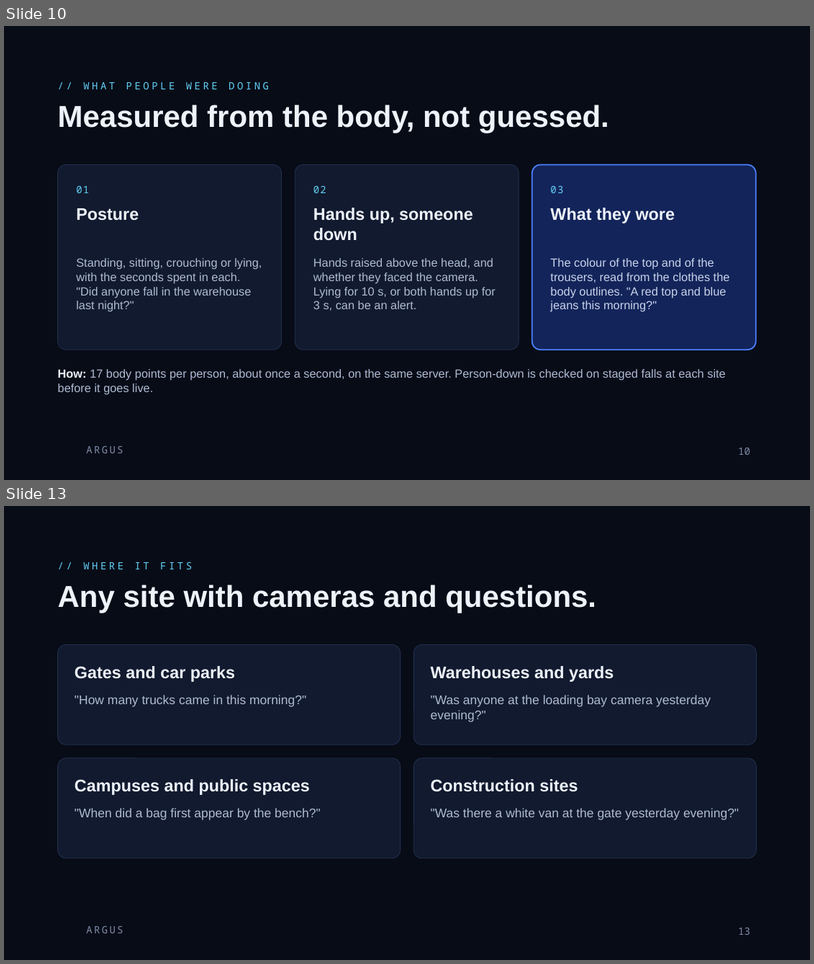
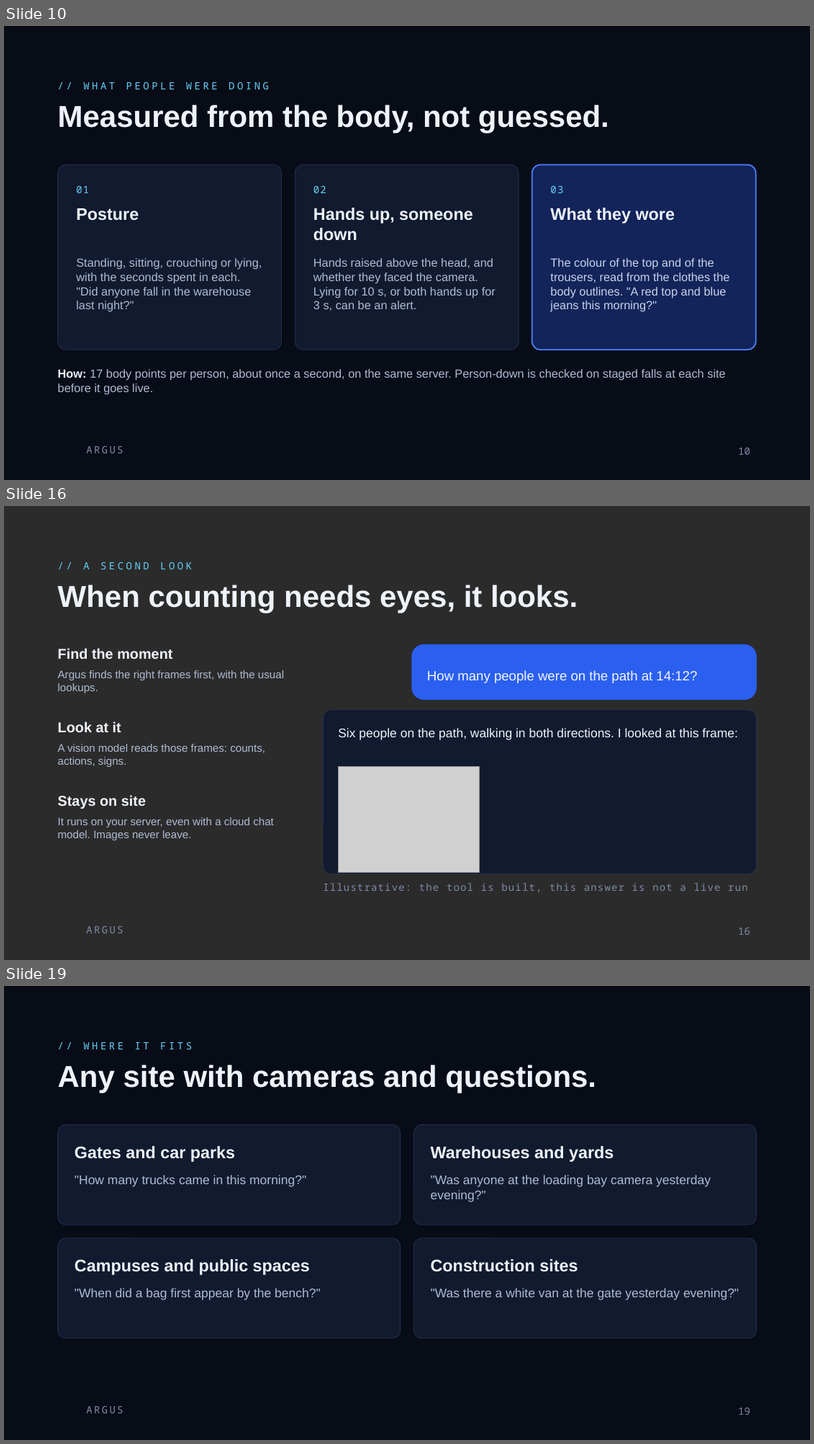
Before and after one commit to rachadlakis/mobius-tensors, a slide deck: docs/argus/Argus.pptx. Shown one above the other, each under a label of ours: slides 10 and 13 before the commit, slides 10, 16 and 19 after it; the slides between them are not shown. The pictures are 814x964 and 814x1444 pixels, drawn with LibreOffice and Linux fonts; fonts in the diff are those of the drawing; grey boxes stand for pictures; background and template pictures are left out; a plain dark background stands for a picture behind light text. Boxes give left, top, right and bottom in pixels: in the first picture for what was removed or moved away, otherwise in the second. Text is boxed around its words. In the diff, an @@ line names an element or a change of style, - is before the commit and + after.

```diff
--- a/docs/argus/Argus.pptx
+++ b/docs/argus/Argus.pptx
@@ slide 16 added at (4,506,810,960), background picture (left out); not listed: 1 template element that a slide beside it also shows @@
@@ text added at (83,562,192,569), 12 pt, text #63CFF5 @@
+// A SECOND LOOK
@@ title added at (58,584,578,613), 36 pt, text #EEF3FB, bold @@
+When counting needs eyes, it looks.
@@ text added at (58,648,172,659), 17 pt, text #EEF3FB, bold @@
+Find the moment
@@ rounded rectangle added at (412,644,756,699), fill #2A5FF0, outline #2A5FF0 1 pt @@
@@ text added at (58,670,284,693), 13 pt, text #AEBBD3 @@
+Argus finds the right frames first, with the usual lookups.
@@ text added at (427,670,697,683), 16 pt, text #F2F6FF @@
+How many people were on the path at 14:12?
@@ text added at (58,721,121,732), 17 pt, text #EEF3FB, bold @@
+Look at it
@@ rounded rectangle added at (324,710,757,874), fill #111A2E, outline #22304F 0.75 pt @@
@@ text added at (338,728,738,740), 15 pt, text #EEF3FB @@
+Six people on the path, walking in both directions. I looked at this frame:
@@ text added at (58,744,265,767), 13 pt, text #AEBBD3 @@
+A vision model reads those frames: counts, actions, signs.
@@ picture added at (339,766,479,872) @@
@@ text added at (58,795,146,808), 17 pt, text #EEF3FB, bold @@
+Stays on site
@@ text added at (58,817,274,840), 13 pt, text #AEBBD3 @@
+It runs on your server, even with a cloud chat model. Images never leave.
@@ text added at (323,883,748,892), 12 pt, text #7E8BA6 @@
+Illustrative: the tool is built, this answer is not a live run
@@ page number added at (738,927,751,934), 12 pt, text #7E8BA6 @@
+16
@@ what was slide 13 is now slide 19 @@
@@ page number at (738,1407,751,1414): text changed @@
-13
+19
```
Also in this commit, not shown: 5 slides changed, 5 other slides added, 34 other files.
